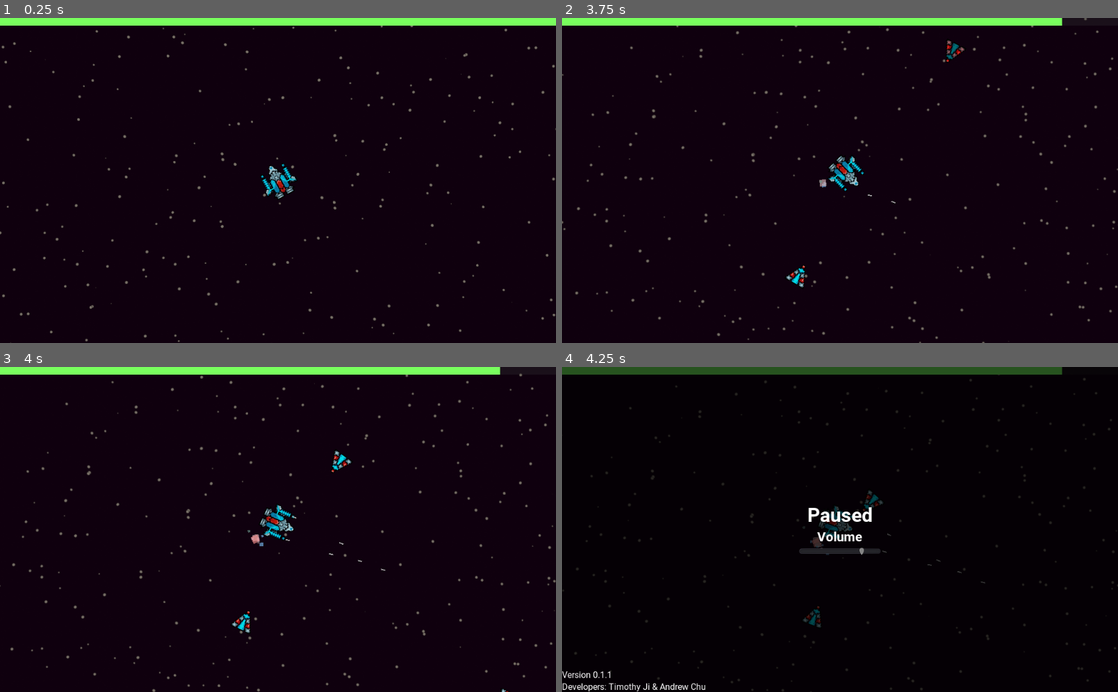
Above: before the commit, frames 1-4 (two rows, left to right).
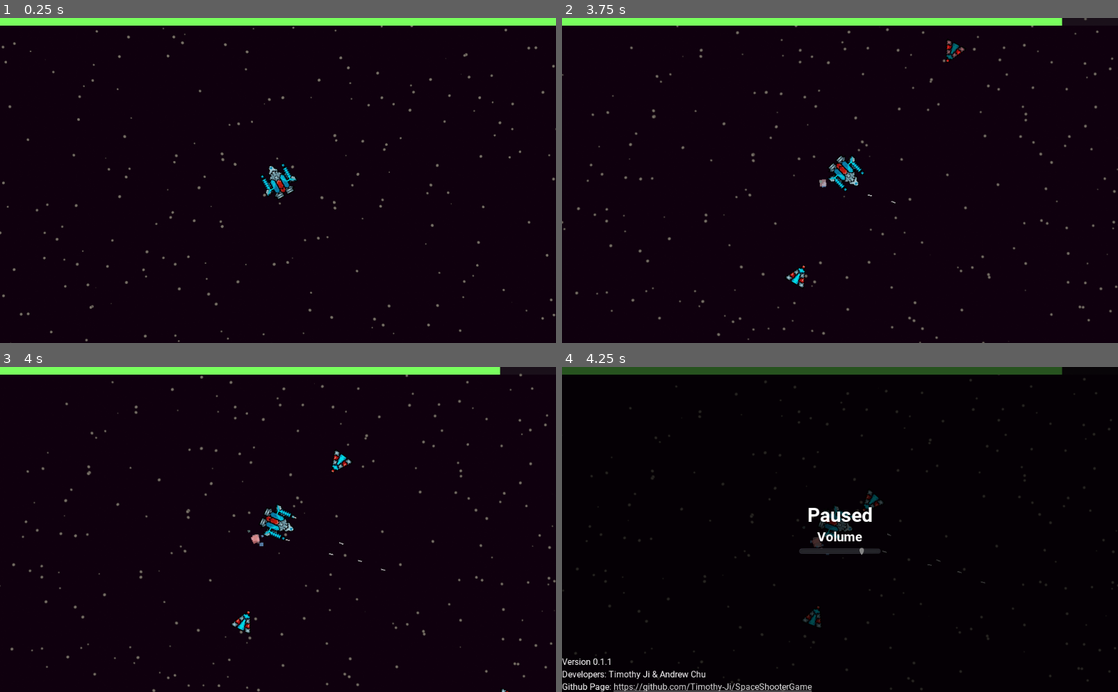
Above: after the commit, the same moments.

Repository: Timothy-Ji/SpaceShooterGame
Game: Godot game, scene res://Main.tscn
Two runs of this game, one before a commit and one after it. Both use one fixed random seed, a clock stepped at 60 frames per second and the inputs below.
Inputs (mouse positions are in pixels of both pictures, inside the frame that each line leads up to):
- Up to frame 1 (0.25 s): no input
- Up to frame 2 (3.75 s): move the mouse to (962, 164) at 0.52 s; press the mouse at (962, 164) at 0.53 s; hold D (move_right) 0.53-1.28 s; move the mouse to (728, 196) at 1.27 s; release the mouse at (728, 196) at 1.28 s; hold S (move_down) 1.28-2.03 s; click (728, 196) at 1.35 s; move the mouse to (895, 109) at 2.02 s; press the mouse at (895, 109) at 2.03 s; hold D (move_right) 2.03-2.78 s; move the mouse to (812, 245) at 2.77 s; release the mouse at (812, 245) at 2.78 s; hold W (move_up) 2.78-3.53 s; click (812, 245) at 2.85 s; move the mouse to (1006, 229) at 3.52 s; press the mouse at (1006, 229) at 3.53 s; hold A (move_left) from 3.53 s (still down)
- Up to frame 3 (4 s): keep holding A (move_left)
- Up to frame 4 (4.25 s): keep holding A (move_left); tap Escape (pause) at 4.15 s

Frames 1-3 are identical in both runs. In frame 4, 1.1% of the frame differs, in the area x 0-45%, y 89-100%.

Commit message:
changed file structure and added github page to pause menu

Diff:
--- a/Main.tscn
+++ b/Main.tscn
@@ -7,10 +7,10 @@
 [ext_resource path="res://background/ParallaxBackground.gd" type="Script" id=5]
 [ext_resource path="res://background/starry2.png" type="Texture" id=6]
 [ext_resource path="res://GameManager.gd" type="Script" id=7]
-[ext_resource path="res://menus/PauseMenu.tscn" type="PackedScene" id=8]
-[ext_resource path="res://Pause.gd" type="Script" id=9]
+[ext_resource path="res://pause/PauseMenu.tscn" type="PackedScene" id=8]
+[ext_resource path="res://pause/Pause.gd" type="Script" id=9]
 [ext_resource path="res://Healthbar.gd" type="Script" id=10]
-[ext_resource path="res://menus/GameOverMenu.tscn" type="PackedScene" id=11]
+[ext_resource path="res://gameover/GameOverMenu.tscn" type="PackedScene" id=11]
 
 [sub_resource type="StyleBoxFlat" id=1]
 bg_color = Color( 0.47451, 1, 0.368627, 1 )
--- a/menus/GameOverMenu.tscn
+++ b/gameover/GameOverMenu.tscn
@@ -1,10 +1,10 @@
 [gd_scene load_steps=10 format=2]
 
-[ext_resource path="res://GameOver.gd" type="Script" id=1]
+[ext_resource path="res://gameover/GameOver.gd" type="Script" id=1]
 [ext_resource path="res://fonts/Heading2.tres" type="DynamicFont" id=2]
 [ext_resource path="res://fonts/Heading1.tres" type="DynamicFont" id=3]
 
-[sub_resource type="Animation" id=6]
+[sub_resource type="Animation" id=1]
 resource_name = "fade_in"
 length = 2.0
 tracks/0/type = "value"
@@ -20,8 +20,6 @@
 "values": [ Color( 1, 1, 1, 0 ), Color( 1, 1, 1, 1 ) ]
 }
 
-[sub_resource type="StyleBoxEmpty" id=1]
-
 [sub_resource type="StyleBoxEmpty" id=2]
 
 [sub_resource type="StyleBoxEmpty" id=3]
@@ -29,6 +27,8 @@
 [sub_resource type="StyleBoxEmpty" id=4]
 
 [sub_resource type="StyleBoxEmpty" id=5]
+
+[sub_resource type="StyleBoxEmpty" id=6]
 
 [node name="GameOverMenu" type="MarginContainer"]
 anchor_right = 1.0
--- a/menus/PauseMenu.gd
+++ b/pause/PauseMenu.gd
@@ -4,3 +4,7 @@
 
 func _on_VolumeSlider_value_changed(value):
 	emit_signal("volume_slider_value_changed", value)
+
+
+func _on_GithubLinkButton_pressed():
+	OS.shell_open("https://github.com/Timothy-Ji/SpaceShooterGame")
--- a/menus/PauseMenu.tscn
+++ b/pause/PauseMenu.tscn
@@ -1,9 +1,9 @@
 [gd_scene load_steps=5 format=2]
 
-[ext_resource path="res://fonts/Heading1.tres" type="DynamicFont" id=1]
-[ext_resource path="res://fonts/Heading2.tres" type="DynamicFont" id=2]
-[ext_resource path="res://fonts/Standard.tres" type="DynamicFont" id=3]
-[ext_resource path="res://menus/PauseMenu.gd" type="Script" id=4]
+[ext_resource path="res://fonts/Heading2.tres" type="DynamicFont" id=1]
+[ext_resource path="res://fonts/Standard.tres" type="DynamicFont" id=2]
+[ext_resource path="res://fonts/Heading1.tres" type="DynamicFont" id=3]
+[ext_resource path="res://pause/PauseMenu.gd" type="Script" id=4]
 
 [node name="PauseMenu" type="MarginContainer"]
 pause_mode = 2
@@ -23,21 +23,50 @@
 margin_right = 1024.0
 margin_bottom = 600.0
 
-[node name="GameInfo" type="Label" parent="GameInfoContainer"]
+[node name="GameInfo" type="VBoxContainer" parent="GameInfoContainer"]
 anchor_top = 1.0
-anchor_right = 1.0
 anchor_bottom = 1.0
-margin_top = -41.0
-custom_fonts/font = ExtResource( 3 )
-text = "Version 0.1.1
-Developers: Timothy Ji & Andrew Chu"
+margin_top = -65.0
+margin_right = 416.0
 __meta__ = {
 "_edit_use_anchors_": false
 }
 
+[node name="Version" type="Label" parent="GameInfoContainer/GameInfo"]
+margin_right = 464.0
+margin_bottom = 19.0
+custom_fonts/font = ExtResource( 2 )
+text = "Version 0.1.1"
+
+[node name="Developers" type="Label" parent="GameInfoContainer/GameInfo"]
+margin_top = 23.0
+margin_right = 464.0
+margin_bottom = 42.0
+custom_fonts/font = ExtResource( 2 )
+text = "Developers: Timothy Ji & Andrew Chu"
+
+[node name="Github" type="HBoxContainer" parent="GameInfoContainer/GameInfo"]
+margin_top = 46.0
+margin_right = 464.0
+margin_bottom = 65.0
+
+[node name="Label" type="Label" parent="GameInfoContainer/GameInfo/Github"]
+margin_right = 91.0
+margin_bottom = 19.0
+custom_fonts/font = ExtResource( 2 )
+text = "Github Page:"
+
+[node name="LinkButton" type="LinkButton" parent="GameInfoContainer/GameInfo/Github"]
+margin_left = 95.0
+margin_right = 460.0
+margin_bottom = 19.0
+custom_fonts/font = ExtResource( 2 )
+text = "https://github.com/Timothy-Ji/SpaceShooterGame"
+
 [node name="CenterContainer" type="CenterContainer" parent="."]
 margin_right = 1024.0
 margin_bottom = 600.0
+mouse_filter = 2
 
 [node name="VBoxContainer" type="VBoxContainer" parent="CenterContainer"]
 margin_left = 437.0
@@ -75,4 +104,5 @@
 __meta__ = {
 "_edit_use_anchors_": false
 }
+[connection signal="pressed" from="GameInfoContainer/GameInfo/Github/LinkButton" to="." method="_on_GithubLinkButton_pressed"]
 [connection signal="value_changed" from="CenterContainer/VBoxContainer/VolumeControls/Slider" to="." method="_on_VolumeSlider_value_changed"]
Renamed: GameOver.gd -> gameover/GameOver.gd
Not shown: 2 places in gameover/GameOverMenu.tscn that only renumber resources
Renamed: Pause.gd -> pause/Pause.gd
Not shown: 2 places in pause/PauseMenu.tscn that only renumber resources
